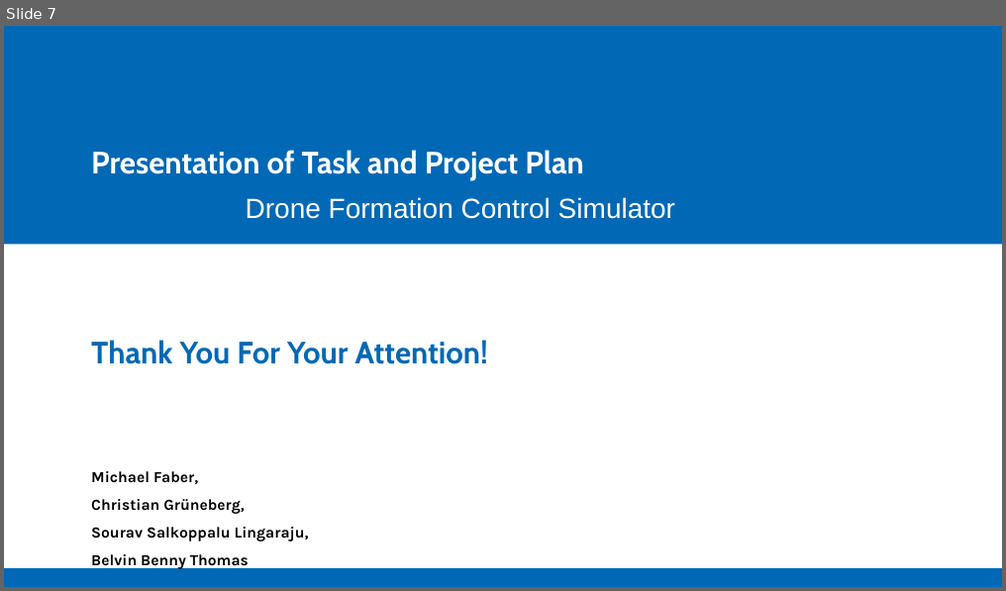
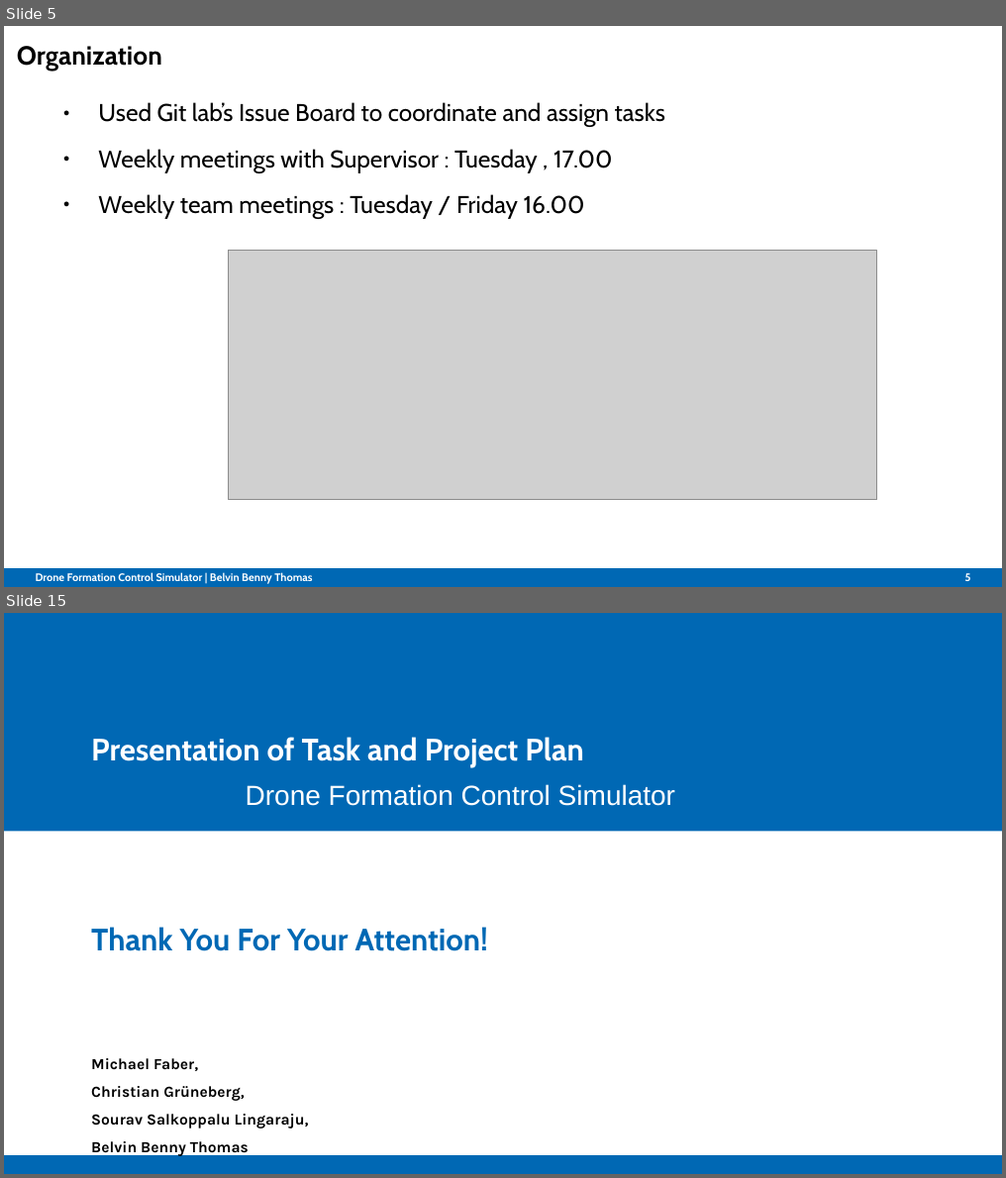
Before and after one commit to Belvin7/Drone_Project_personal-, a slide deck: AMS_Intermediate_Presentation.odp. Shown one above the other, each under a label of ours: slide 7 before the commit, slides 5 and 15 after it; the slides between them are not shown. The pictures are 1006x591 and 1006x1178 pixels, drawn with LibreOffice and Linux fonts; fonts in the diff are those of the drawing; grey boxes stand for pictures; background and template pictures are left out. Boxes give left, top, right and bottom in pixels: in the first picture for what was removed or moved away, otherwise in the second. Text is boxed around its words. In the diff, an @@ line names an element or a change of style, - is before the commit and + after.

```diff
--- a/AMS_Intermediate_Presentation.odp
+++ b/AMS_Intermediate_Presentation.odp
@@ slide 5 added at (4, 26, 1002, 587), background #FFFFFF; not listed: 1 template element that a slide beside it also shows @@
@@ title added at (17, 46, 162, 71), 18.9 pt, text #000000, bold @@
+Organization
@@ text added at (98, 102, 665, 219), 17.5 pt, text #000000 @@
+● Used Git lab’s Issue Board to coordinate and assign tasks
+● Weekly meetings with Supervisor : Tuesday , 17.00
+● Weekly team meetings : Tuesday / Friday 16.00
@@ picture added at (229, 251, 877, 500) @@
@@ text added at (36, 572, 312, 584), 7.9 pt, text #FFFFFF, bold @@
+Drone Formation Control Simulator | Belvin Benny Thomas
@@ page number added at (965, 573, 971, 581), 7.9 pt, text #FFFFFF, bold @@
+5
@@ what was slide 7 is now slide 15 @@
```
Also in this commit, not shown: 2 slides changed, 11 other slides added, 4 slides removed.
